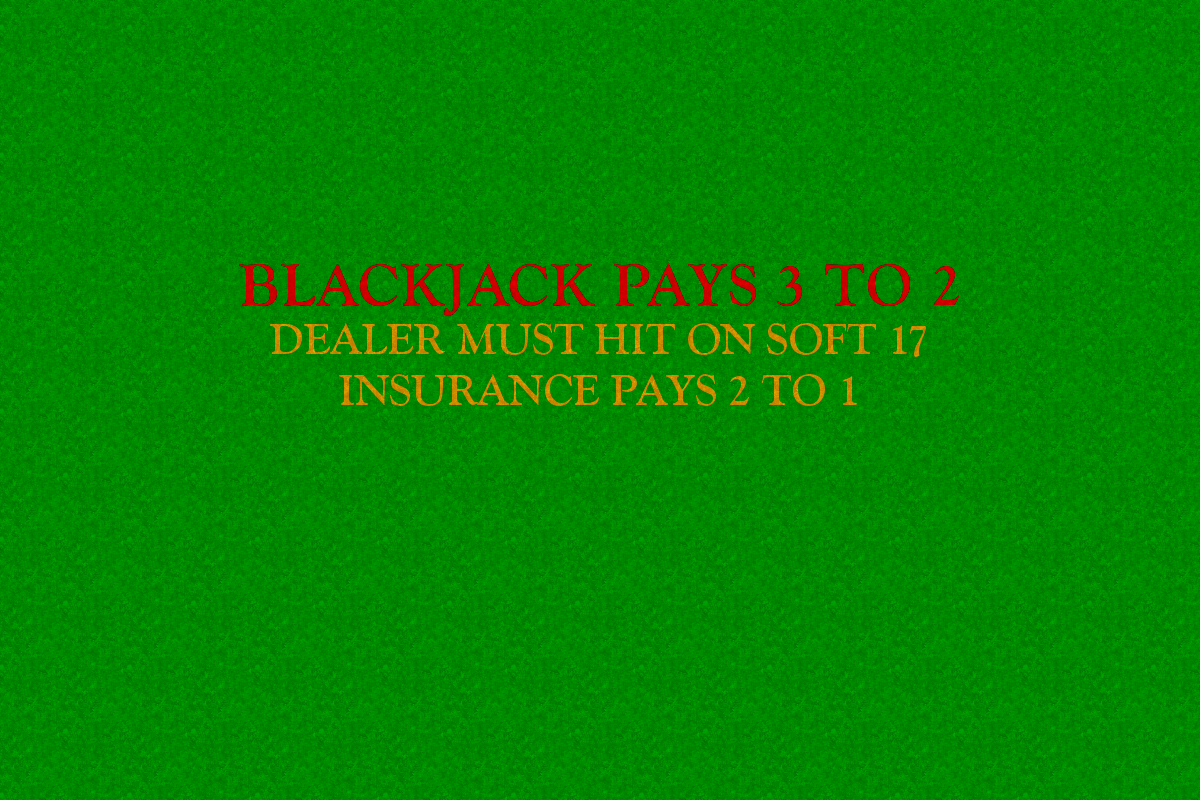
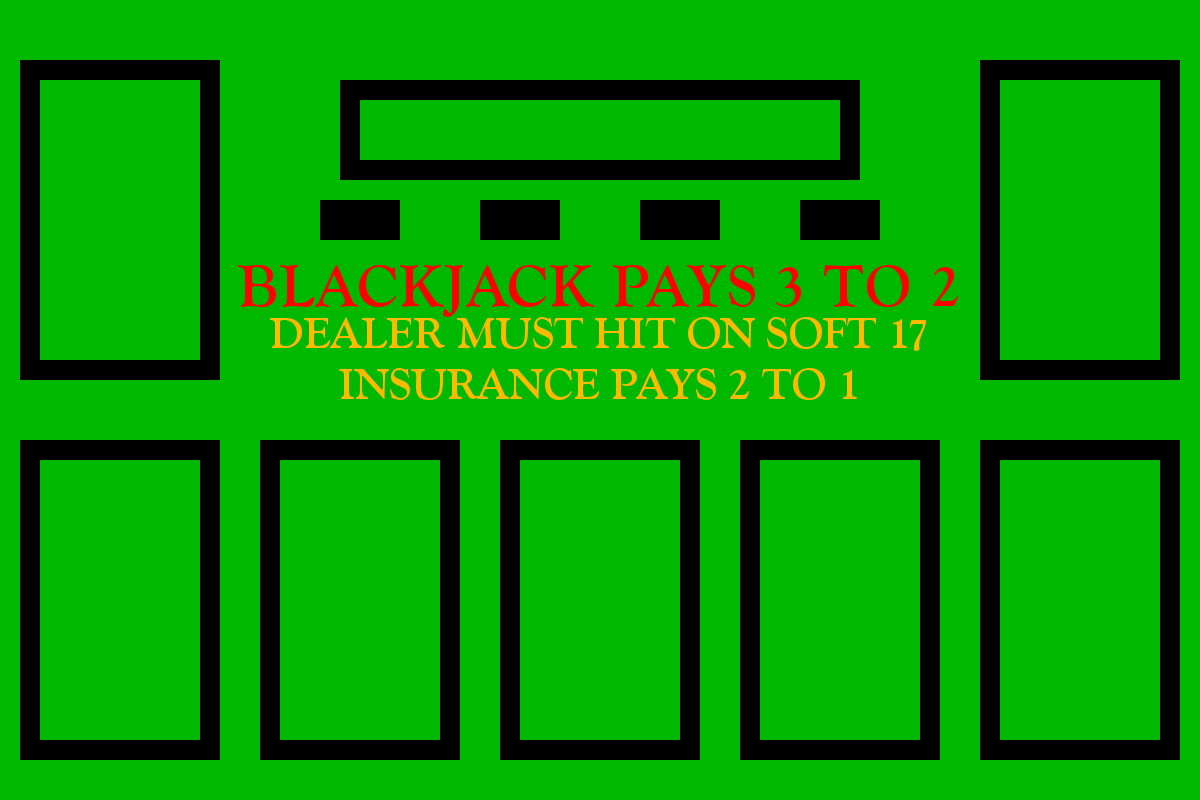
Layers edited between the first and the second 1200 x 800 image:
removed layer "table.png" over [0, 0, 1200, 800]
added layer "Pasted Layer #3" above "Pasted Layer #2" over [800, 200, 880, 240]
added layer "Pasted Layer #2" above "Pasted Layer #1" over [640, 200, 720, 240]
added layer "Pasted Layer #1" above "Pasted Layer" over [480, 200, 560, 240]
added layer "Pasted Layer" above "Layer" over [320, 200, 400, 240]
added layer "Layer" above "Pasted Layer #4" over [20, 60, 1180, 760]
added layer "Pasted Layer #4" over [0, 0, 1200, 800]
